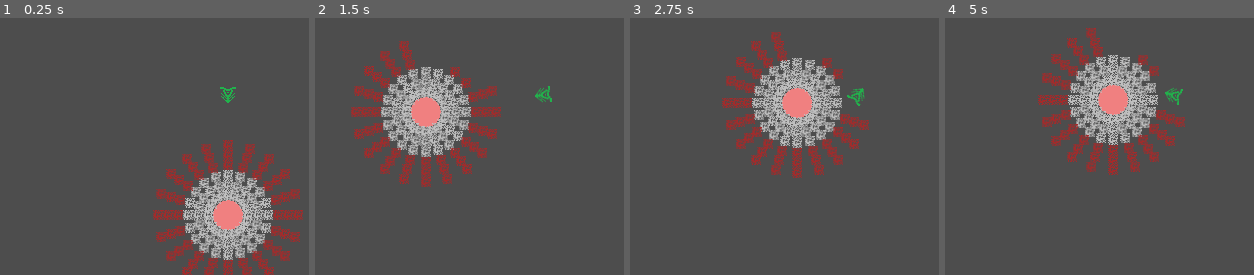
Above: before the commit, frames 1-4 (left to right).
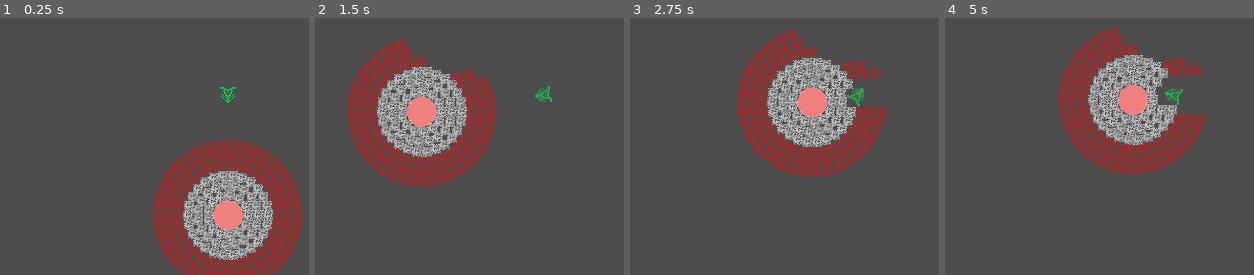
Above: after the commit, the same moments.

Repository: erenliving/UntitledDiggingGame
Game: Godot game, scene res://scenes/main.tscn
The game is run twice, just before and just after one commit, with the same random seed, the same clock (stepped at 60 frames per second) and the same inputs.
Inputs (mouse positions are in pixels of both pictures, inside the frame that each line leads up to):
- Up to frame 1 (0.25 s): no input
- Up to frame 2 (1.5 s): move the mouse to (outside the picture) at 0.52 s; hold Right (ui_right) from 0.53 s (still down); tap Up (ui_up) at 0.77 s; move the mouse to (413, 113) at 1.27 s
- Up to frame 3 (2.75 s): tap Up (ui_up) at 1.52 s; move the mouse to (outside the picture) at 2.02 s; release Right (ui_right) at 2.03 s; hold Left (ui_left) from 2.03 s (still down)
- Up to frame 4 (5 s): move the mouse to (1139, 167) at 2.77 s; release Left (ui_left) at 2.78 s; hold Right (ui_right) 2.78-4.28 s; tap Up (ui_up) at 3.02, 3.77, 4.52 s; move the mouse to (outside the picture) at 3.52 s; move the mouse to (982, 41) at 4.27 s; hold Left (ui_left) from 4.28 s (still down)

The runs differ from the first frame. In frame 1, 12% of the frame differs, in the area x 49-98%, y 47-100%; in frame 2, 13%; in frame 3, 15%; in frame 4, 15%, in the area x 30-85%, y 3-62%.

Commit message:
Refactor level definitions, update rock spawning

Diff:
--- a/scripts/level_builder.gd
+++ b/scripts/level_builder.gd
@@ -12,23 +12,29 @@
 func build_level(level_definition):
 	var origin = Vector2.ZERO
 
+	spawn_core(origin, level_definition.core_radius)
+	spawn_rocks(origin, level_definition)
+
+func spawn_core(position: Vector2, radius: float):
 	var core = core_scene.instantiate() as Core
+	# Set radius property before adding as child so it's collision shape is correct size
+	core.radius = radius
 	add_child(core)
-	core.set_position(origin)
-	core.radius = level_definition.core_radius
+	core.set_position(position)
 
-	var rock_offset = 5
+func spawn_rocks(center: Vector2, level_definition):
+	var first_layer_offset = 5
+	var initial_radius = level_definition.core_radius + first_layer_offset
 	var layer_offset = 10
-	var initial_radius = level_definition.core_radius + rock_offset
 	var current_layer = 0
-	for i in range(level_definition.rock_types.size()):
-		var rock_type = level_definition.rock_types[i]
-		var rock_layers = level_definition.rock_layers[i]
-		for j in range(rock_layers):
-			var current_radius = initial_radius + (current_layer * layer_offset)
-			print("Spawning rock type %s in layer %d at radius %d" % [rock_type, j, current_radius])
-			spawn_rocks_in_circle(20, current_radius, level_definition.rock_types[i], origin)
-			current_layer += 1
+	for i in range(level_definition.rock_layers.size()):
+		var rock_type = level_definition.rock_layers[i]
+		var current_radius = initial_radius + (i * layer_offset)
+		var current_circumference = 2 * PI * current_radius
+		# Opt to round up on number of objects here, prefer to have some overlap over some gaps
+		var num_rocks = ceil(current_circumference / 10)
+		spawn_rocks_in_circle(num_rocks, current_radius, rock_type, center)
+		current_layer += 1
 
 func spawn_rocks_in_circle(n: int, r: float, rock_type: Global.RockType, center = Vector2.ZERO):
 	var offset = 2.0 * PI / abs(n)
--- a/scripts/level_definitions.gd
+++ b/scripts/level_definitions.gd
@@ -4,13 +4,35 @@
 
 var level_1 = {
 	core_radius = 15,
-	rock_types = [Global.RockType.IRON, Global.RockType.ROCK, Global.RockType.DIRT],
-	rock_layers = [1, 2, 3]
+	rock_layers = [
+		Global.RockType.IRON,
+		Global.RockType.ROCK,
+		Global.RockType.ROCK,
+		Global.RockType.DIRT,
+		Global.RockType.DIRT,
+		Global.RockType.DIRT
+	]
 }
 var level_2 = {
 	core_radius = 50,
-	rock_types = [Global.RockType.COBALT, Global.RockType.ALUMINUM, Global.RockType.COPPER],
-	rock_layers = [3, 5, 8]
+	rock_types = [
+		Global.RockType.COBALT,
+		Global.RockType.COBALT,
+		Global.RockType.COBALT,
+		Global.RockType.ALUMINUM,
+		Global.RockType.ALUMINUM,
+		Global.RockType.ALUMINUM,
+		Global.RockType.ALUMINUM,
+		Global.RockType.ALUMINUM,
+		Global.RockType.COPPER,
+		Global.RockType.COPPER,
+		Global.RockType.COPPER,
+		Global.RockType.COPPER,
+		Global.RockType.COPPER,
+		Global.RockType.COPPER,
+		Global.RockType.COPPER,
+		Global.RockType.COPPER
+	]
 }
 var levels = [
 	level_1,
